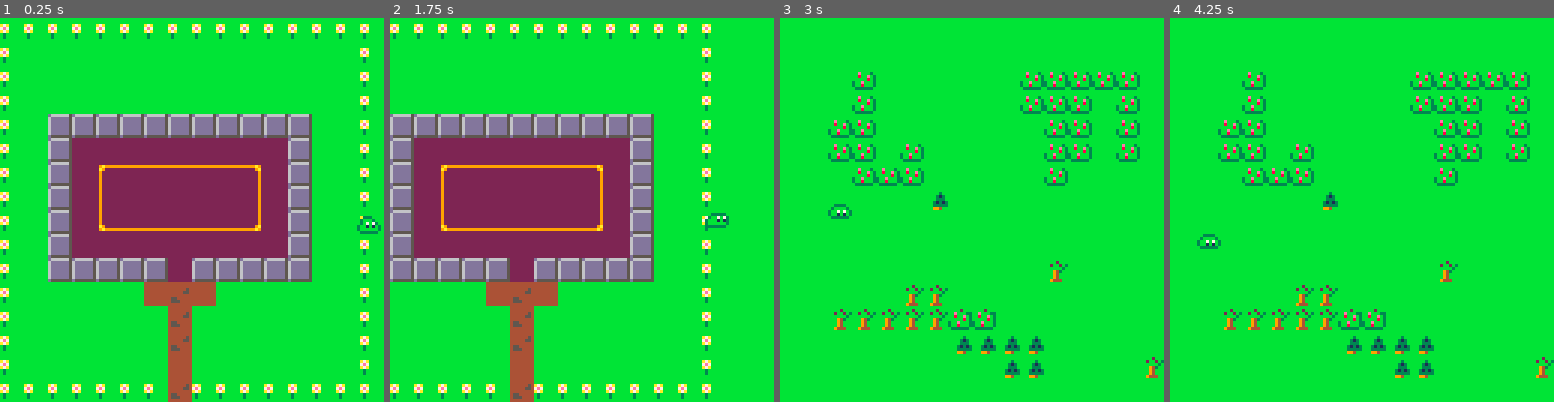
Above: before the commit, frames 1-4 (left to right).
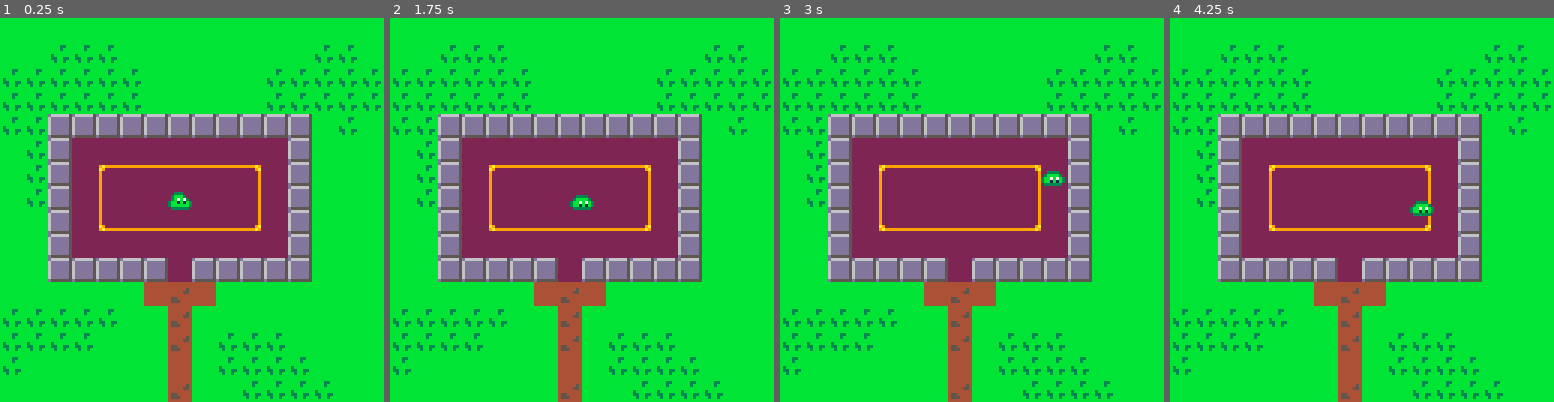
Above: after the commit, the same moments.

Repository: SantiagoSchez/Slime-Quest
Game: PICO-8 cartridge slime_quest.p8
Same seed, same stepped clock (60 frames per second), same inputs: the game is played once before the commit and once after it.
Inputs:
- Up to frame 1 (0.25 s): no input
- Up to frame 2 (1.75 s): hold Right from 1.6 s (still down)
- Up to frame 3 (3 s): release Right at 2.1 s; hold Up 2.15-2.42 s; hold Right from 2.47 s (still down)
- Up to frame 4 (4.25 s): release Right at 3.03 s; hold Left 3.08-3.58 s; hold Down 3.63-3.97 s; hold Right from 4.02 s (still down)

The runs differ from the first frame. In frame 1, 7.3% of the frame differs, in the area x 0-100%, y 1-100%; in frame 2, 27%; in frame 3, 39%; in frame 4, 39%, in the area x 0-100%, y 7-100%.

Commit message:
Implemented collisions and water animation

Diff:
--- a/slime_quest.p8
+++ b/slime_quest.p8
@@ -11,8 +11,8 @@
 function make_player()
  local pl = {}
  pl.spr   = 1
- pl.x     = 119
- pl.y     = 64
+ pl.x     = 56
+ pl.y     = 56
  pl.spd   = 1
  pl.mv    = false
  pl.hp    = 10
@@ -23,39 +23,72 @@
  return pl
 end
 
-function manage_input()
+function handle_input()
+ local tmp_x = pl.x
+ local tmp_y = pl.y
+
  if (btn(0)) then
-  pl.x -= pl.spd
-  pl.mv = true
+  tmp_x -= pl.spd
+
   if (pl.dirx == 0) then
    pl.flip = true
   end
   pl.dirx = 1
+
+  if (is_solid(tmp_x,tmp_y+2) or
+      is_solid(tmp_x,tmp_y+7)) then
+   tmp_x = pl.x
+  else
+   pl.x = tmp_x
+   pl.mv = true
+  end
  end
 
  if (btn(1)) then
-  pl.x += pl.spd
-  pl.mv = true
+  tmp_x += pl.spd
+
   if (pl.dirx == 1) then
    pl.flip = false
   end
   pl.dirx = 0
+
+  if (is_solid(tmp_x+7,tmp_y+2) or
+      is_solid(tmp_x+7,tmp_y+7)) then
+   tmp_x = pl.x
+  else
+   pl.x = tmp_x
+   pl.mv = true
+  end
  end
 
  if (btn(2)) then
-  pl.y -= pl.spd
-  pl.mv = true
+  tmp_y -= pl.spd
   pl.diry = 1
+
+  if (is_solid(tmp_x,tmp_y+2) or
+      is_solid(tmp_x+7,tmp_y+2)) then
+   tmp_y = pl.y
+  else
+   pl.y = tmp_y
+   pl.mv = true
+  end
  end
 
  if (btn(3)) then
-  pl.y += pl.spd
-  pl.mv = true
+  tmp_y += pl.spd
   pl.diry = 0
- end
-end
-
-function manage_room_change()
+
+  if (is_solid(tmp_x,tmp_y+7) or
+      is_solid(tmp_x+7,tmp_y+7)) then
+   tmp_y = pl.y
+  else
+   pl.mv = true
+   pl.y = tmp_y
+  end
+ end
+end
+
+function handle_room_change()
  if (pl.x > 120) then
   change_room(1,0)
  end
@@ -77,8 +110,8 @@
  pl.spr = 1 + (pl.spr % 3)
  pl.mv = false
 
- manage_input()
- manage_room_change()
+ handle_input()
+ handle_room_change()
 
  if (not pl.mv) then
   pl.spr = 1
@@ -88,6 +121,8 @@
 -- map stuff
 function draw_room(r)
  map(r[1]*16,r[2]*16,0,0,16,16)
+
+ update_water(r)
 end
 
 function change_room(x,y)
@@ -121,11 +156,43 @@
   pl.x += (-x)*8
   pl.y += (-y)*8
   spr(pl.spr,pl.x,pl.y,1,1,pl.flip)
+
   flip()
  end
 
  pl.x = plx
  pl.y = ply
+end
+
+function get_spr(x,y)
+ local r = current_room
+ return mget(r[1]*16+flr(x/8),r[2]*16+flr(y/8))
+end
+
+function is_solid(x,y)
+ local s = get_spr(x,y)
+ return fget(s,0)
+end
+
+function update_water(r)
+ local t = flr(time())
+ local rx = r[1]*16
+ local rx_off = rx+16
+ local ry = r[2]*16
+ local ry_off = ry+16
+
+ for x=rx,rx_off do
+  for y=ry,ry_off do
+   local s = mget(x,y)
+   if ((s == 52) or (s == 53)) then
+    if ((t%2) == 0) then
+     mset(x,y,52)
+    else
+     mset(x,y,53)
+    end
+   end
+  end
+ end
 end
 
 -- pico-8 callbacks
@@ -147,6 +214,8 @@
 end
 
 -- some debug information
+-- only callable when
+-- debug_enabled = true
 function debug()
  local r = current_room
 
@@ -285,7 +354,7 @@
 
 
 __gff__
-0000000000000000000000000000000000000000000000000000000000000000000000000000000000000000000000000000000000000000000000000000000000000000000000000000000000000000000000000000000000000000000000000000000000000000000000000000000000000000000000000000000000000000
+0000000000000000000000000000000001010100010100000000000000000000010101000101000000000000000000000001010001010000000000000000000000000000000000000000000000000000000000000000000000000000000000000000000000000000000000000000000000000000000000000000000000000000
 0000000000000000000000000000000000000000000000000000000000000000000000000000000000000000000000000000000000000000000000000000000000000000000000000000000000000000000000000000000000000000000000000000000000000000000000000000000000000000000000000000000000000000
 __map__
 1313131313131313131313131313131313131313131313131313131313131313131313131313131313131313131313131313131313131313131313131313131313131313131313131313131313131313131313131313131313131313131313131313131313131313131313131313131313131313131313131313131313131313
@@ -304,149 +373,149 @@
 1313131313131313131313131313131313131313131313131313131313131313131313131313131313131313131313131313131313131313131313131313131313131313131313131313131313131313131313131313131313131313131313131313131313131313131313131313131313131313131313131313131313131313
 1313131313131313131313131313131313131313131313131313131313131313131313131313131313131313131313131313131313131313131313131313131313131313131313131313131313131313131313131313131313131313131313131313131313131313131313131313131313131313131313131313131313131313
 1313131313131313131313131313131313131313131313131313131313131313131313131313131313131313131313131313131313131313131313131313131313131313131313131313131313131313131313131313131313131313131313131313131313131313131313131313131313131313131313131313131313131313
-1313131313131313131313131313131313131313131313131313131313131313232323232323232323232323232323231313131313131313131313131313131313131313131313131313131313131313131313131313131313131313131313131313131313131313131313131313131313131313131313131313131313131313
-1313131313131313131313131313131313131313131313131313131313131313231313131313131313131313131313231313131313131313131313131313131313131313131313131313131313131313131313131313131313131313131313131313131313131313131313131313131313131313131313131313131313131313
-1313131313131313131313131313131313131313131313131313131313131313231313131313131313131313131313231313133113131313131331313131311313131313131313131313131313131313131313131313131313131313131313131313131313131313131313131313131313131313131313131313131313131313
-1313131313131313131313131313131313131313131313131313131313131313231313131313131313131313131313231313133113131313131331313113311313131313131313131313131313131313131313131313131313131313131313131313131313131313131313131313131313131313131313131313131313131313
-1313131313131313131313131313131313131313131313131313131313131313231310101010101010101010101313231313313113131313131313313113311313131313131313131313131313131313131313131313131313131313131313131313131313131313131313131313131313131313131313131313131313131313
-13131313131313131313131313131313131313131313131313131313131313132313102e2e2e2e2e2e2e2e2e101313231313313113311313131313313113311313131313131313131313131313131313131313131313131313131313131313131313131313131313131313131313131313131313131313131313131313131313
-13131313131313131313131313131313131313131313131313131313131313132313102e1d1e1e1e1e1e1f2e101313231313133131311313131313311313131313131313131313131313131313131313131313131313131313131313131313131313131313131313131313131313131313131313131313131313131313131313
-13131313131313131313131313131313131313131313131313131313131313132313102e2d2e2e2e2e2e2f2e101313231313131313132113131313131313131313131313131313131313131313131313131313131313131313131313131313131313131313131313131313131313131313131313131313131313131313131313
-13131313131313131313131313131313131313131313131313131313131313132313102e3d3e3e3e3e3e3f2e101313231313131313131313131313131313131313131313131313131313131313131313131313131313131313131313131313131313131313131313131313131313131313131313131313131313131313131313
-13131313131313131313131313131313131313131313131313131313131313132313102e2e2e2e2e2e2e2e2e101313231313131313131313131313131313131313131313131313131313131313131313131313131313131313131313131313131313131313131313131313131313131313131313131313131313131313131313
-1313131313131313131313131313131313131313131313131313131313131313231310101010102e10101010101313231313131313131313131313111313131313131313131313131313131313131313131313131313131313131313131313131313131313131313131313131313131313131313131313131313131313131313
-1313131313131313131313131313131313131313131313131313131313131313231313131313263626131313131313231313131313111113131313131313131313131313131313131313131313131313131313131313131313131313131313131313131313131313131313131313131313131313131313131313131313131313
-1313131313131313131313131313131313131313131313131313131313131313231313131313133613131313131313231313111111111131311313131313131313131313131313131313131313131313131313131313131313131313131313131313131313131313131313131313131313131313131313131313131313131313
-1313131313131313131313131313131313131313131313131313131313131313231313131313133613131313131313231313131313131321212121131313131313131313131313131313131313131313131313131313131313131313131313131313131313131313131313131313131313131313131313131313131313131313
-1313131313131313131313131313131313131313131313131313131313131313231313131313132613131313131313231313131313131313132121131313131113131313131313131313131313131313131313131313131313131313131313131313131313131313131313131313131313131313131313131313131313131313
-1313131313131313131313131313131313131313131313131313131313131313232323232323233623232323232323231313131313131313131313131313131313131313131313131313131313131313131313131313131313131313131313131313131313131313131313131313131313131313131313131313131313131313
-…(130 lines of a section not shown)…
+1313131313131313131313131313131313131313131313131313131313131313131313131313131313131313131313131313131313131313131313131313131313131313131313131313131313131313131313131313131313131313131313131313131313131313131313131313131313131313131313131313131313131313
+1313131313131313131313131313131313131313131313131313131313131313131317171713131313131313131717131313131313131313131313131313131313131313131313131313131313131313131313131313131313131313131313131313131313131313131313131313131313131313131313131313131313131313
+1313131313131313131313131313131313131313131313131313131313131317171717171717131313131317171717171313133113131313131331313131311313131313131313131313131313131313131313131313131313131313131313131313131313131313131313131313131313131313131313131313131313131313
+1313131313131313131313131313131313131313131313131313131313131317171717171717131313131317171717171313133113131313131331313113311313131313131313131313131313131313131313131313131313131313131313131313131313131313131313131313131313131313131313131313131313131313
+1313131313131313131313131313131313131313131313131313131313131313171710101010101010101010101317131313313113131313131313313113311313131313131313131313131313131313131313131313131313131313131313131313131313131313131313131313131313131313131313131313131313131313
+13131313131313131313131313131313131313131313131313131313131313131317102e2e2e2e2e2e2e2e2e101313131313313113311313131313313113311313131313131313131313131313131313131313131313131313131313131313131313131313131313131313131313131313131313131313131313131313131313
+13131313131313131313131313131313131313131313131313131313131313131317102e1d1e1e1e1e1e1f2e101313131313133131311313131313311313131313131313131313131313131313131313131313131313131313131313131313131313131313131313131313131313131313131313131313131313131313131313
+13131313131313131313131313131313131313131313131313131313131313131317102e2d2e2e2e2e2e2f2e101313131313131313132113131313131313131313131313131313131313131313131313131313131313131313131313131313131313131313131313131313131313131313131313131313131313131313131313
+13131313131313131313131313131313131313131313131313131313131313131313102e3d3e3e3e3e3e3f2e101313131313131313131313131313131313131313131313131313131313131313131313131313131313131313131313131313131313131313131313131313131313131313131313131313131313131313131313
+13131313131313131313131313131313131313131313131313131313131313131313102e2e2e2e2e2e2e2e2e101313131313131313131313131313131313131313131313131313131313131313131313131313131313131313131313131313131313131313131313131313131313131313131313131313131313131313131313
+1313131313131313131313131313131313131313131313131313131313131313131310101010102e10101010101313131313131313131313131313111313131313131313131313131313131313131313131313131313131313131313131313131313131313131313131313131313131313131313131313131313131313131313
+1313131313131313131313131313131313131313131313131313131313131313131313131313263626131313131313131313131313111113131313131313131313131313131313131313131313131313131313131313131313131313131313131313131313131313131313131313131313131313131313131313131313131313
+1313131313131313131313131313131313131313131313131313131313131317171717171713133613131313131313131313111111111131311313131313131313131313131313131313131313131313131313131313131313131313131313131313131313131313131313131313131313131313131313131313131313131313
+1313131313131313131313131313131313131313131313131313131313131717171717171313133613171717131313131313131313131321212121131313131313131313131313131313131313131313131313131313131313131313131313131313131313131313131313131313131313131313131313131313131313131313
+1313131313131313131313131313131313131313131313131313131313131717171313131313132613171717171313131313131313131313132121131313131113131313131313131313131313131313131313131313131313131313131313131313131313131313131313131313131313131313131313131313131313131313
+1313131313131313131313131313131313131313131313131313131313131313131313131313133613131717171713131313131313131313131313131313131313131313131313131313131313131313131313131313131313131313131313131313131313131313131313131313131313131313131313131313131313131313
+…(130 lines of a section not shown)…
Not shown, changed: 25 lines of the sprite sheet (__gfx__) section of slime_quest.p8
